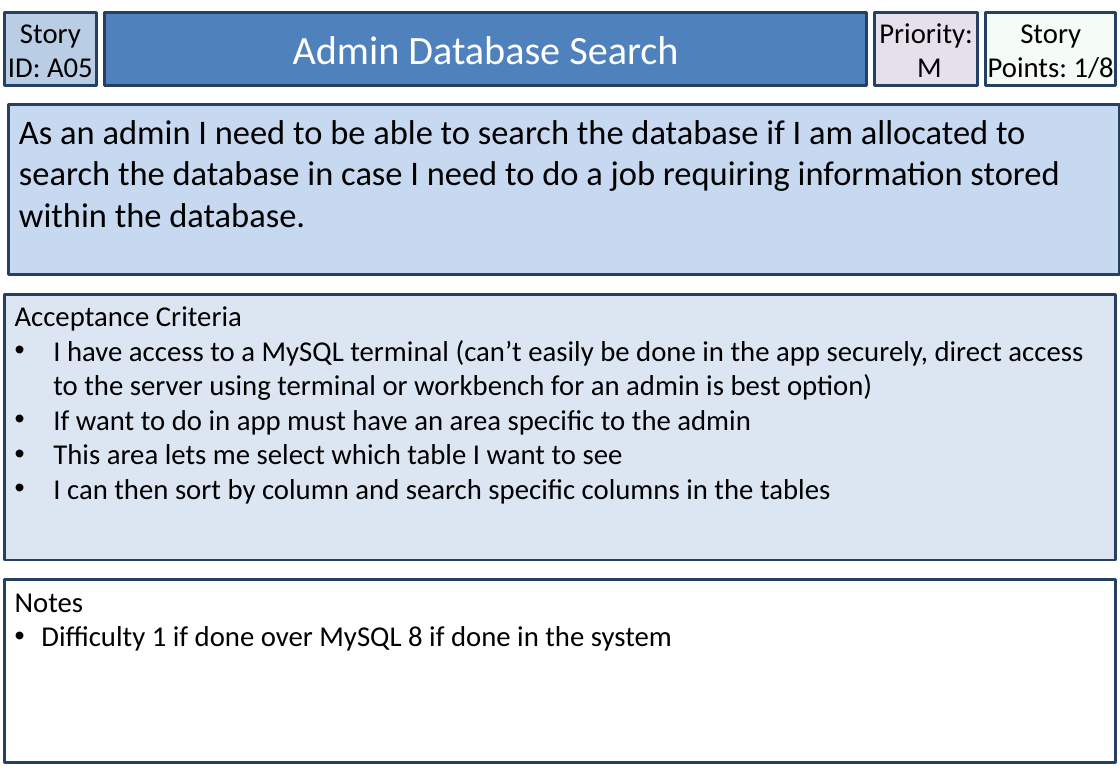
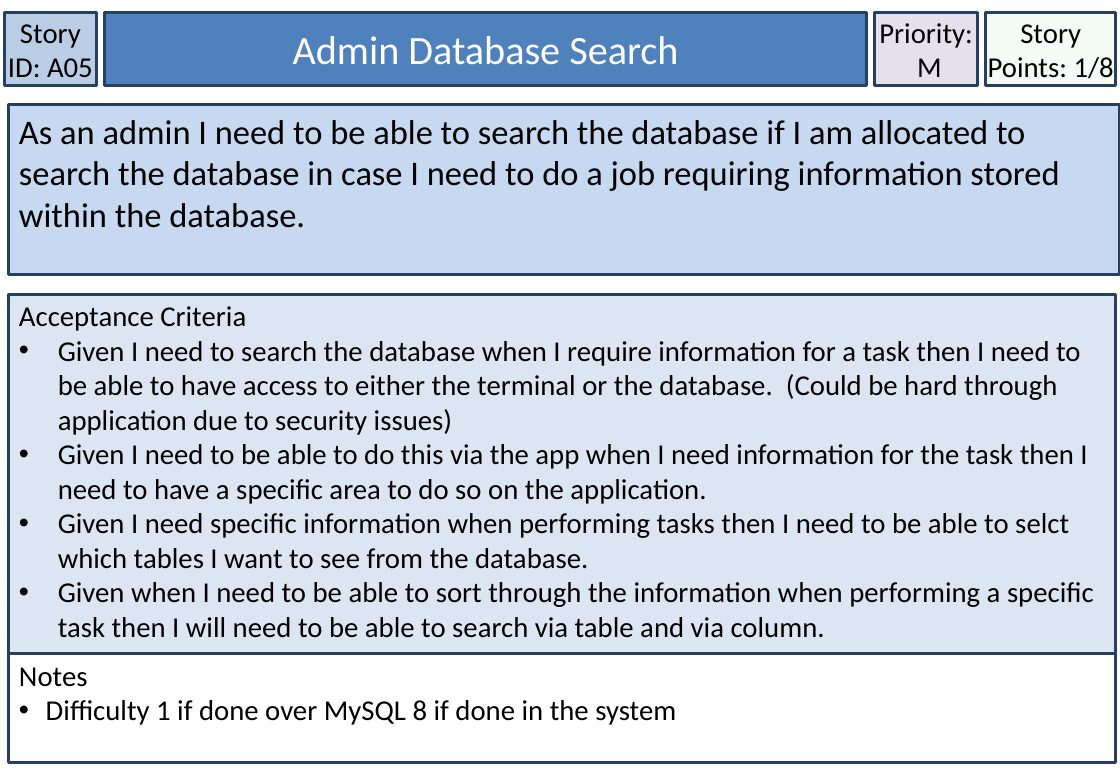
Before and after one commit to MichaelDevenish/IFB299MusicSchool, a slide deck: slide 23 of Documentation/Accpetance Criteria & User Stories/User Stories Final Format.pptx. Drawn at 1120x775 pixels with LibreOffice and Linux fonts; fonts in the diff are those of the drawing. Boxes give left, top, right and bottom in pixels: in the first picture for what was removed or moved away, otherwise in the second. Text is boxed around its words. In the diff, an @@ line names an element or a change of style, - is before the commit and + after.

```diff
--- a/Documentation/Accpetance Criteria & User Stories/User Stories Final Format.pptx
+++ b/Documentation/Accpetance Criteria & User Stories/User Stories Final Format.pptx
@@ rectangle "Acceptance Criteria": place and size @@
-rectangle "Acceptance Criteria" at box(4, 295, 1116, 561)
+rectangle "Acceptance Criteria" at box(9, 295, 1117, 655)
@@ text in rectangle at box(58, 341, 1094, 638): text changed @@
-• I have access to a MySQL terminal (can’t easily be done in the app securely, direct access to the server using terminal or workbench for an admin is best option)
-• If want to do in app must have an area specific to the admin
-• This area lets me select which table I want to see
-• I can then sort by column and search specific columns in the tables
+• Given I need to search the database when I require information for a task then I need to be able to have access to either the terminal or the database. (Could be hard through application due to security issues)
+• Given I need to be able to do this via the app when I need information for the task then I need to have a specific area to do so on the application.
+• Given I need specific information when performing tasks then I need to be able to selct which tables I want to see from the database.
+• Given when I need to be able to sort through the information when performing a specific task then I will need to be able to search via table and via column.
@@ rectangle "Notes": place and size @@
-rectangle "Notes" at box(4, 580, 1116, 763)
+rectangle "Notes" at box(9, 655, 1117, 764)
```
Also in this commit, not shown: 18 other slides changed, 1 other file.
